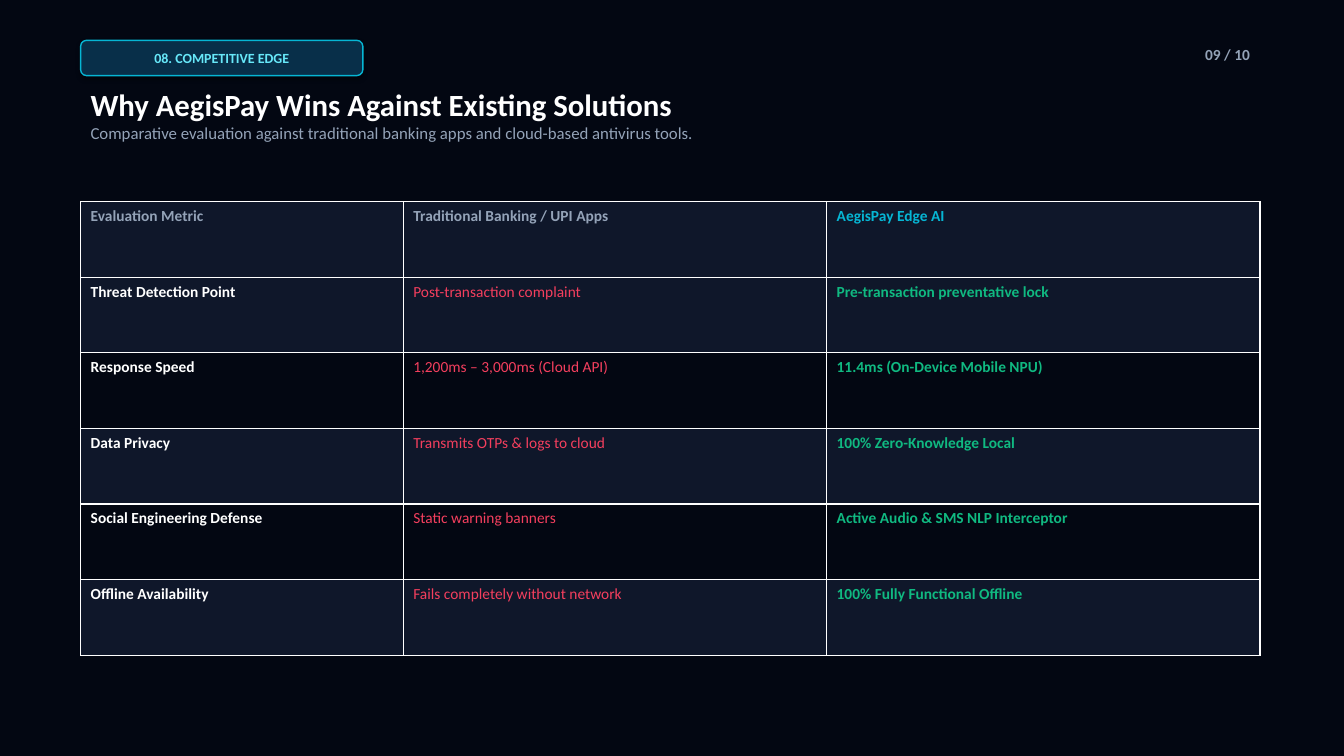
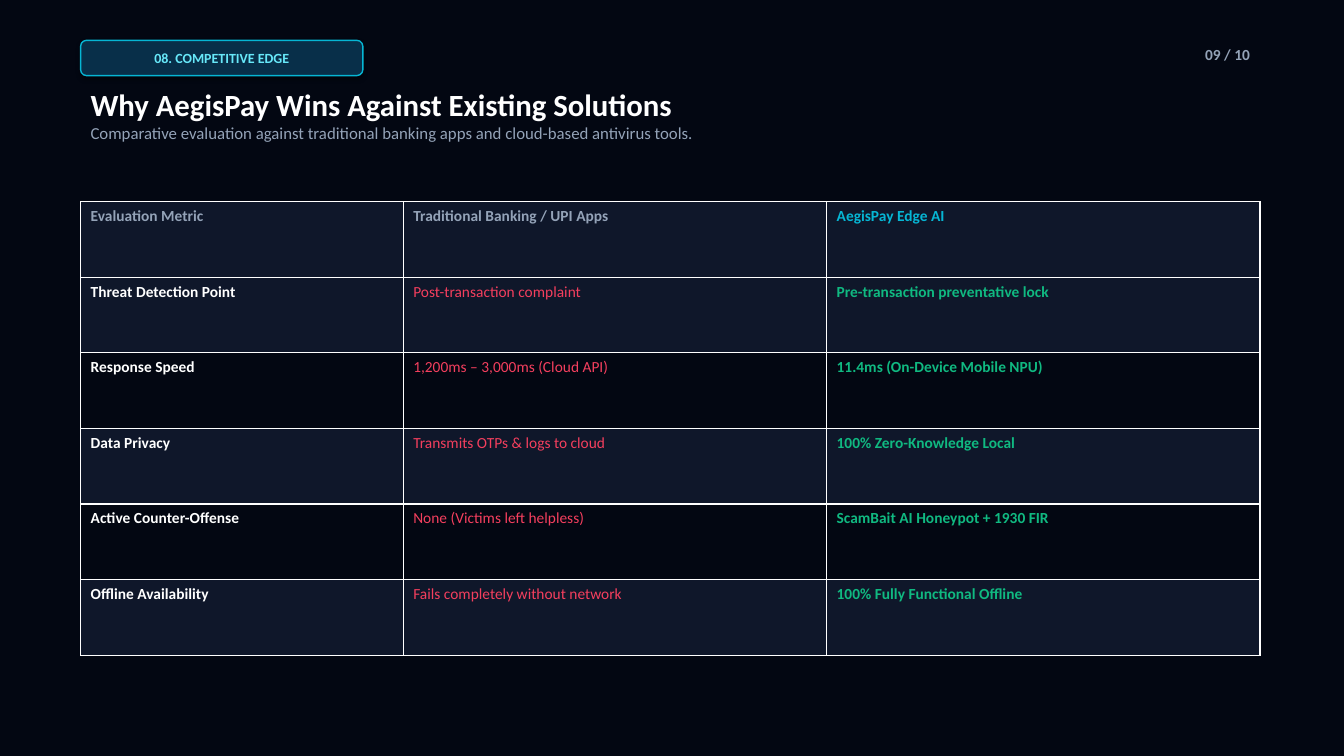
Before and after one commit to dineshkumarc-1/aegispay-iqoo-hackathon, a slide deck: slide 9 of AegisPay_Pitch_Deck.pptx. Drawn at 1344x756 pixels with LibreOffice and Linux fonts; fonts in the diff are those of the drawing. Boxes give left, top, right and bottom in pixels: in the first picture for what was removed or moved away, otherwise in the second. Text is boxed around its words. In the diff, an @@ line names an element or a change of style, - is before the commit and + after.

Commit message:
docs: sync updated PowerPoint with ScamBait AI Honeypot pillar

```diff
--- a/AegisPay_Pitch_Deck.pptx
+++ b/AegisPay_Pitch_Deck.pptx
@@ table at box(81, 202, 1260, 655) @@
-row 5: Social Engineering Defense | Static warning banners | Active Audio & SMS NLP Interceptor
+row 5: Active Counter-Offense | None (Victims left helpless) | ScamBait AI Honeypot + 1930 FIR
```
Also in this commit, not shown: 3 other slides changed.
